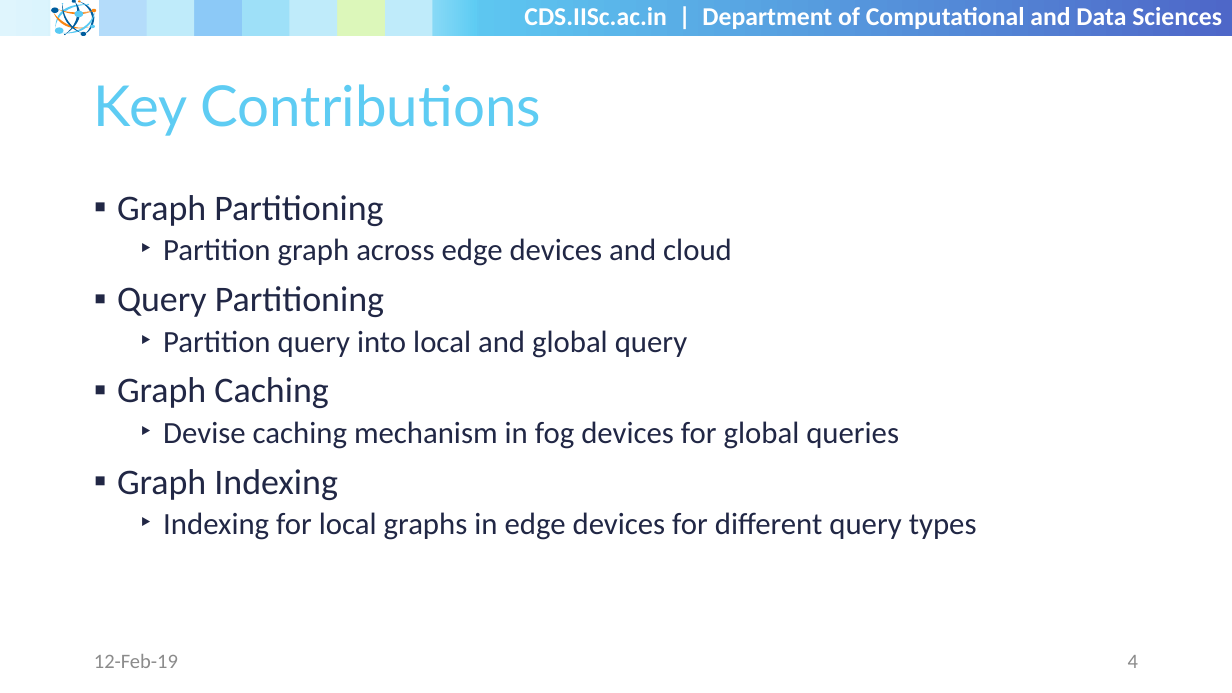
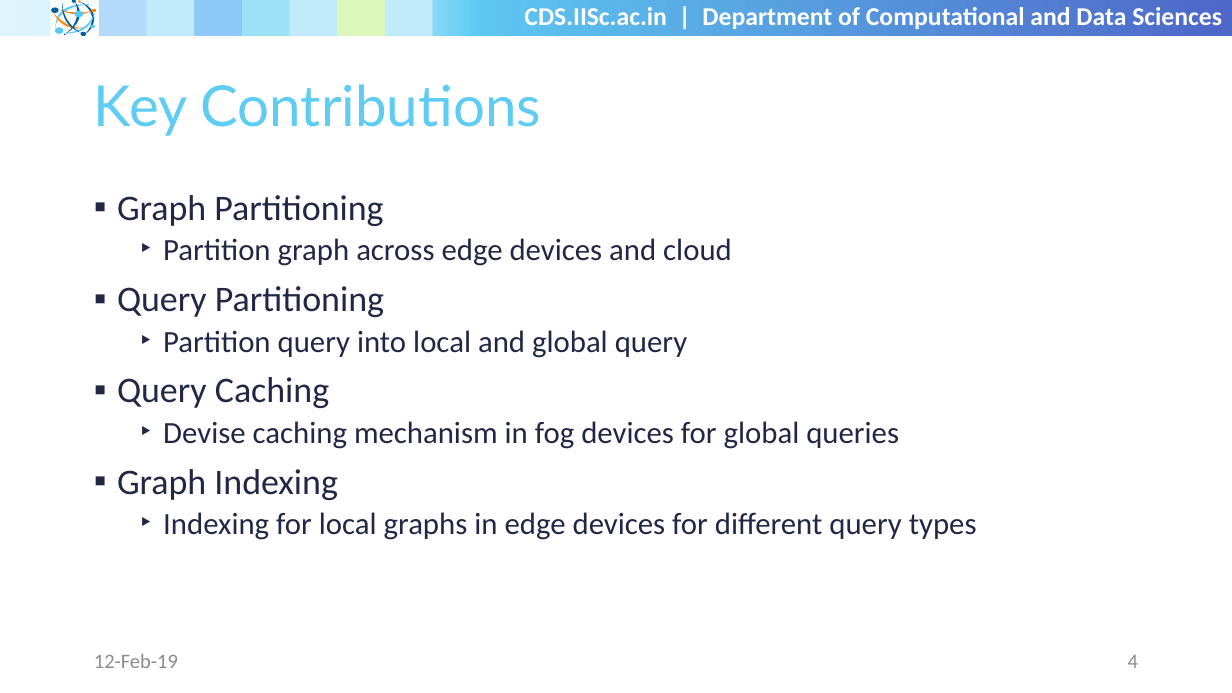
Before and after one commit to shriramrseee/ds256-jan2019, a slide deck: slide 4 of project/Project Proposal.pptx. Drawn at 1232x693 pixels with LibreOffice and Linux fonts; fonts in the diff are those of the drawing; background and template pictures are left out. Boxes give left, top, right and bottom in pixels: in the first picture for what was removed or moved away, otherwise in the second. Text is boxed around its words. In the diff, an @@ line names an element or a change of style, - is before the commit and + after.

```diff
--- a/project/Project Proposal.pptx
+++ b/project/Project Proposal.pptx
@@ text at <box>117,377,329,408</box>: text changed @@
-▪ Graph Caching
+▪ Query Caching
```
Also in this commit, not shown: 8 other files.
